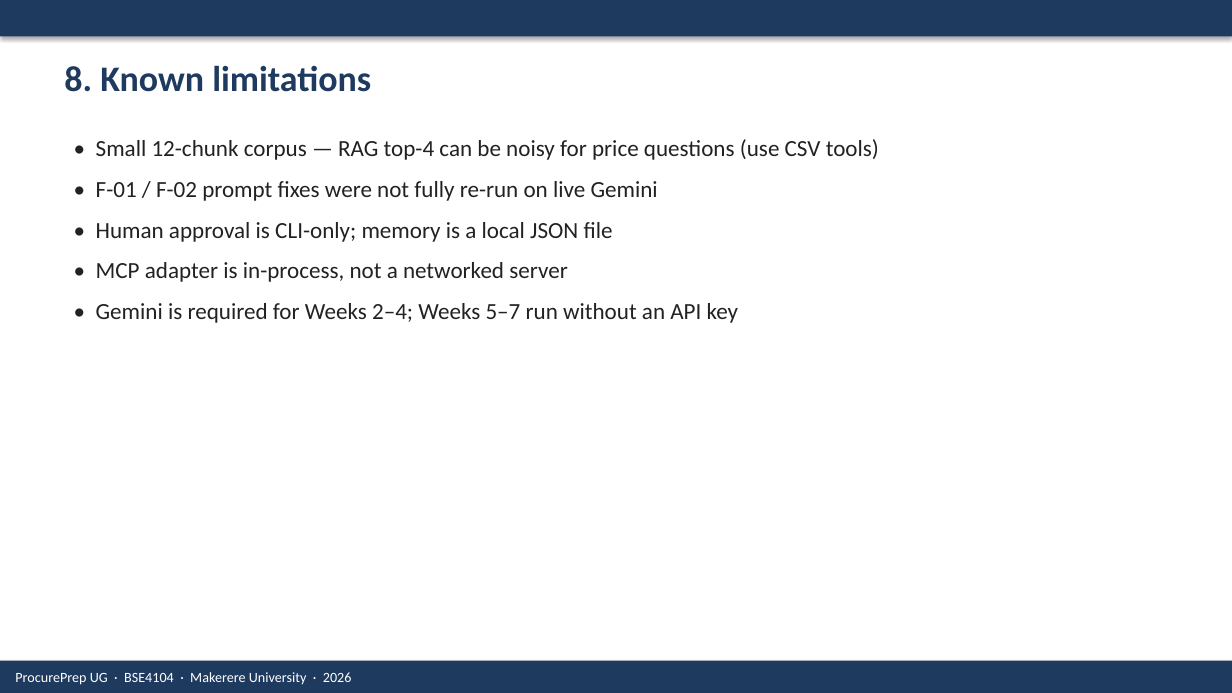
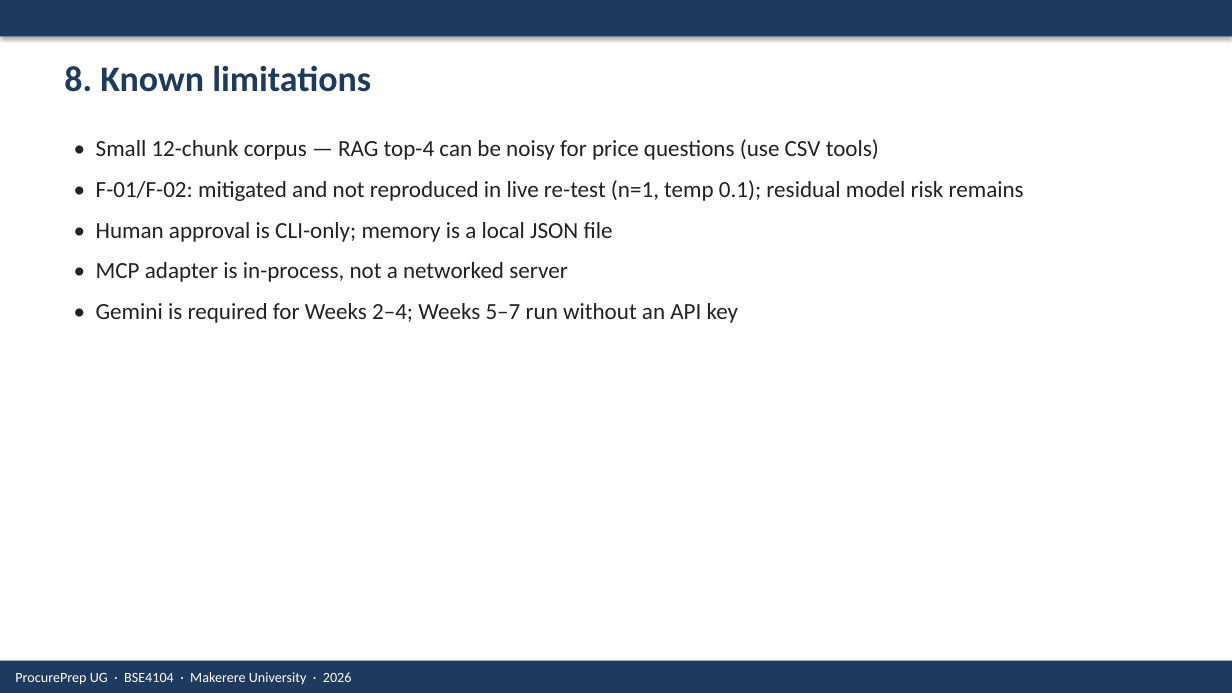
Before and after one commit to AINEMBABAZI-KIIZA-DAVIS/BSE4104_Capstone, a slide deck: slide 9 of docs/ProcurePrep UG Final Presentation.pptx. Drawn at 1232x693 pixels with LibreOffice and Linux fonts; fonts in the diff are those of the drawing. Boxes give left, top, right and bottom in pixels: in the first picture for what was removed or moved away, otherwise in the second. Text is boxed around its words. In the diff, an @@ line names an element or a change of style, - is before the commit and + after.

Commit message:
docs: standardize F-01/F-02 status to mitigated with residual risk across all reports, slides, and documentation

```diff
--- a/docs/ProcurePrep UG Final Presentation.pptx
+++ b/docs/ProcurePrep UG Final Presentation.pptx
@@ text at (x1=96, y1=180, x2=1024, y2=201): text changed @@
-• F-01 / F-02 prompt fixes were not fully re-run on live Gemini
+• F-01/F-02: mitigated and not reproduced in live re-test (n=1, temp 0.1); residual model risk remains
```
Also in this commit, not shown: 9 other files.
